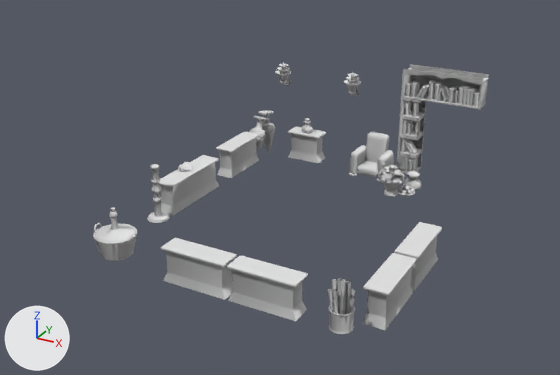
Before and after pictures for a commit that changed the glTF model www/models/lba2/iso_scenes/91.glb.
Camera for both pictures: a 50 mm lens placed at (25.8, -40.9, 16.0), pointed at (10.8, -13.7, 2.5). Lighting does not change. The marker at lower left points along +X, +Y and +Z. Materials are left out; every surface is plain grey. Where no turn or scale is listed for an object, it has been applied to the vertices. Vertices at the same position are counted once.

In view in the first picture: 'colored', 'original_0', 'textured_137e9c9c', 'textured_378b86fd', 'textured_3a8ed940', 'textured_b0a32058', 'textured_f07677ff'.
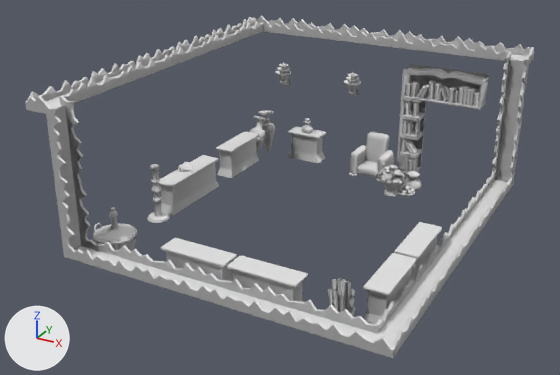
Boxes (x1, y1, x2, y2) around the edits, measured in the pictures (560 x 375 px):
'colored', reshaped (29% wider, 24% taller): before (94, 64, 489, 334); after (26, 16, 534, 350)
'textured_7fcd92d9', added: after (25, 16, 535, 358)
part 1 of me_mesh_0, added: after (26, 16, 534, 350)

Diff of the bpy script that builds the scene:
```diff
--- a/www/models/lba2/iso_scenes/91.glb.py
+++ b/www/models/lba2/iso_scenes/91.glb.py
@@ me_mesh_0 @@
 # used by ob_colored; location = (0.0, 0.0, 0.0)
-me_mesh_0.from_pydata(...)  # 19591 vertices, 37418 faces; spans x 5.0..18.0, y -20.0..-4.0, z 0.5..6.0
+me_mesh_0.from_pydata(...)  # 21719 vertices, 39506 faces; spans x 4.0..19.0, y -21.0..-4.0, z 0.5..7.7
+# me_mesh_0 part 1: 2128 vertices added at x 4.0..19.0, y -21.0..-4.0, z 1.1..7.7
@@ me_mesh_1_1 @@
+me_mesh_1_1.from_pydata(...)  # 2408 vertices, 2460 faces; spans x 4.0..19.0, y -21.0..-4.0, z 1.0..7.7
@@ ob_textured_7fcd92d9 @@
+ob_textured_7fcd92d9 = bpy.data.objects.new('textured_7fcd92d9', me_mesh_1_1)
+ob_textured_7fcd92d9.location = (0.0, 0.0, 0.0)
```
